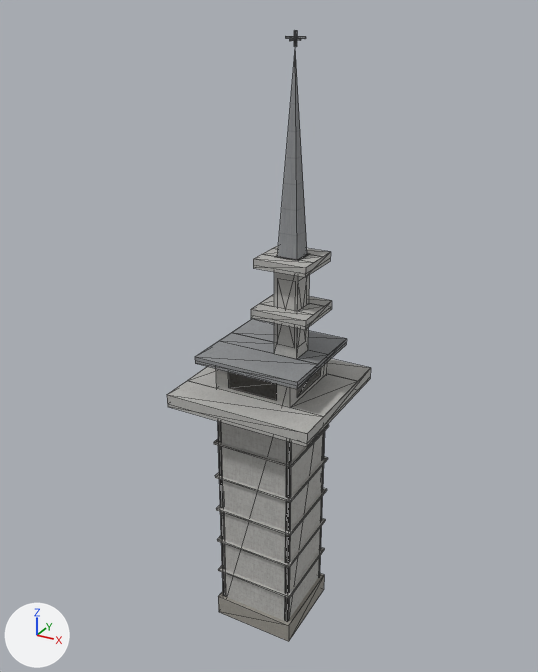
Before and after pictures for a commit that changed the glTF model apps/web/public/world/props/steeple-meetinghouse-climbable.glb.
One viewpoint serves both versions: a camera (50 mm lens) standing at (15.7, -28.9, 30.8) and looking at (-0.4, 0.4, 16.2). The axes (+X, +Y, +Z) are drawn at lower left. The lights are the same throughout. The picture after the commit comes second. Mesh edges are drawn as thin lines. Vertices at exactly the same position are counted once.

Objects in the first picture: 'steeple-meetinghouse-climbable'.
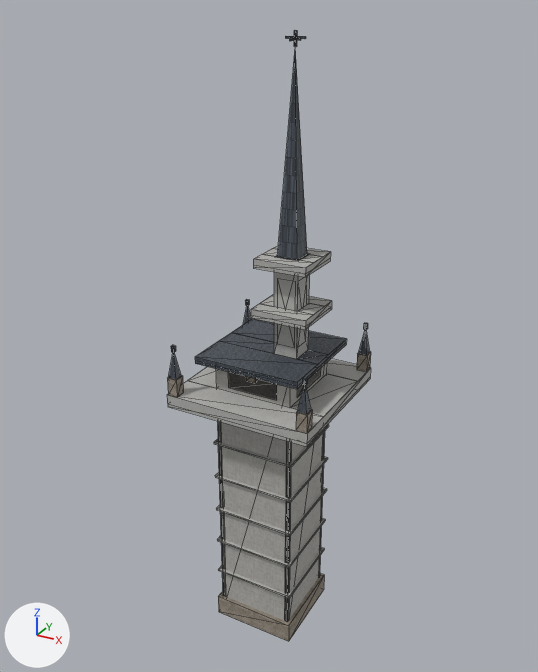
The change, as a list of edits to the scene's bpy script:
```text
Add img_clock:
    img_clock = load_image('clock', '_unpacked/clock', 768, 768, 'sRGB')
Add img_st_steeple_slate:
    img_st_steeple_slate = load_image('_st_steeple-slate', '_unpacked/_st_steeple-slate', 1024, 1024, 'sRGB')
Change mat_lead:
    where n0 = _N.new('ShaderNodeBsdfPrincipled'); n0.name = 'Principled BSDF'
    remove n0.inputs[2].default_value = 0.8  # 'Roughness'
    where n2 = _N.new('ShaderNodeMix'); n2.name = 'Mix'
    n2.inputs[7].default_value: (0.56, 0.58, 0.6, 1.0) -> (0.92, 0.94, 0.98, 1.0)  # 'B', light grey #c5c8cb -> 'B', white #f6f8fd
    where n3 = _N.new('ShaderNodeTexImage'); n3.name = 'Image Texture'
    n3.image: img_st_steeple_atlas -> img_st_steeple_slate
Add mat_clock:
    mat_clock = principled_material('clock')
    mat_clock.texture = img_clock
    mat_clock.roughness = 0.6
Change me_steeple_meetinghouse_climbable:
    used by ob_steeple_meetinghouse_climbable; location = (0.0, 0.0, 0.0)
    remove me_steeple_meetinghouse_climbable.from_pydata(...)  # 269 vertices, 302 faces; spans x -3.7..3.7, y -3.7..3.7, z 0.0..30.0
    add me_steeple_meetinghouse_climbable.from_pydata(...)  # 397 vertices, 454 faces; spans x -3.7..3.7, y -3.7..3.7, z 0.0..30.0
    me_steeple_meetinghouse_climbable part 1: a new loose piece, a box spanning x 3.32..3.48, y -3.48..-3.32, z 16.2..16.5, in mat_lead
    me_steeple_meetinghouse_climbable part 2
    64 vertices are added at x -3.7..3.4, y -3.7..3.7, z 10.8..16.3
    16 new vertices lie (0.6, 0.0, 0.0) away from vertices in x -3.7..3.1, y -3.7..3.7, z 14.0..14.9
    16 new vertices lie (0.4, 0.0, 0.0) away from vertices in x -3.6..3.2, y -3.6..3.6, z 14.9..15.4
    16 new faces join them, mat_lead
    86 new faces join them, mat_stone
    2 new faces join them, mat_clock (picture img_clock)
    other edits to the shape of me_steeple_meetinghouse_climbable do not show in these pictures
    add me_steeple_meetinghouse_climbable.materials.append(mat_clock)  # picture img_clock
```

Boxes (x1, y1, x2, y2) around the edits, measured in the pictures (538 x 672 px):
'steeple-meetinghouse-climbable', surface changed, reshaped
    both: (167, 30, 371, 641)
part 1 of me_steeple_meetinghouse_climbable, added
    after: (302, 377, 308, 385)
part 2 of me_steeple_meetinghouse_climbable, added
    after: (167, 306, 371, 433)
